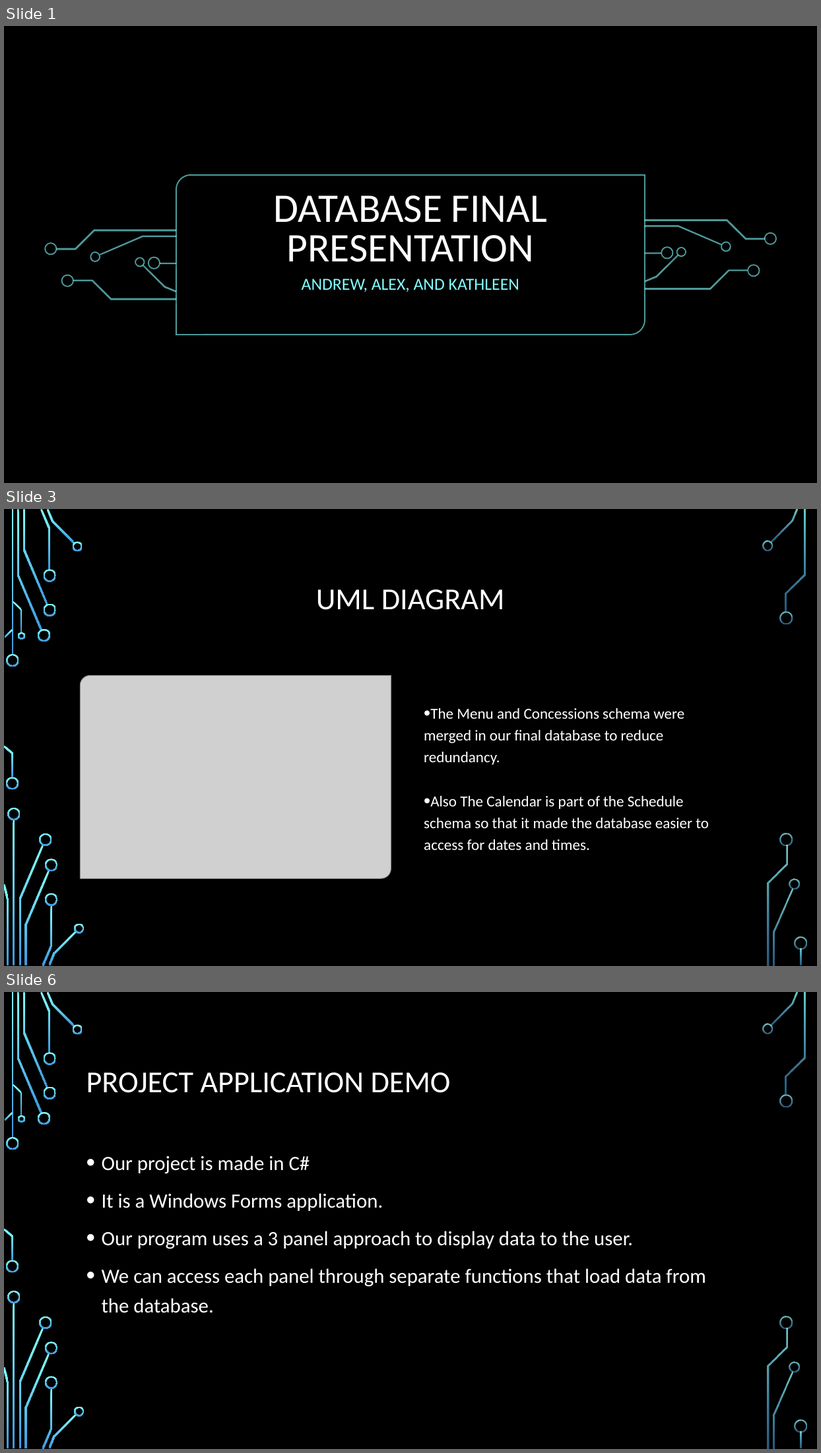
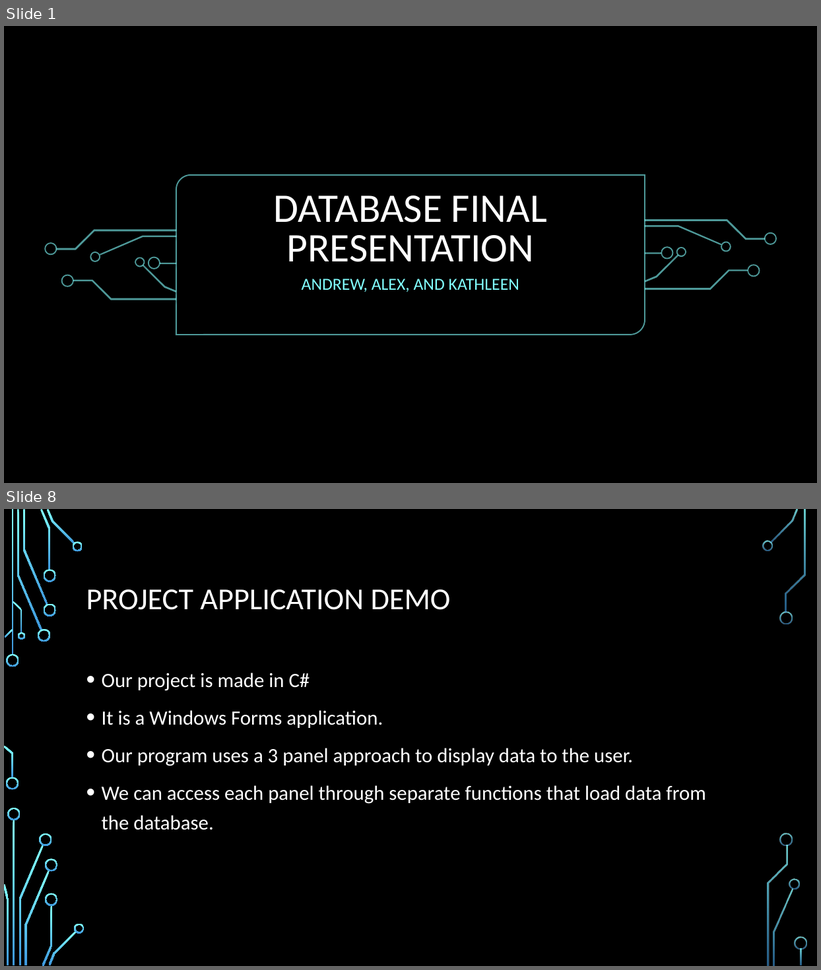
Before and after one commit to KathLevi/TheaterApp, a slide deck: Database Final Presentation.pptx. Shown one above the other, each under a label of ours: slides 1, 3 and 6 before the commit, slides 1 and 8 after it; the slides between them are not shown. The pictures are 821x1453 and 821x970 pixels, drawn with LibreOffice and Linux fonts; fonts in the diff are those of the drawing; grey boxes stand for pictures; background and template pictures are left out. Boxes give left, top, right and bottom in pixels: in the first picture for what was removed or moved away, otherwise in the second. Text is boxed around its words. In the diff, an @@ line names an element or a change of style, - is before the commit and + after.

```diff
--- a/Database Final Presentation.pptx
+++ b/Database Final Presentation.pptx
@@ slide 3 removed at <box>4,509,817,966</box>, background picture (left out); not listed: 36 template elements that a slide beside it also shows @@
@@ title removed at <box>316,590,505,610</box> @@
-UML DIAGRAM
@@ picture removed at <box>81,675,391,879</box> @@
@@ text removed at <box>424,708,709,850</box> @@
-• The Menu and Concessions schema were merged in our final database to reduce redundancy.
-• Also The Calendar is part of the Schedule schema so that it made the database easier to access for dates and times.
@@ what was slide 6 is now slide 8 @@
```
Also in this commit, not shown: 3 slides changed, 3 slides added.
